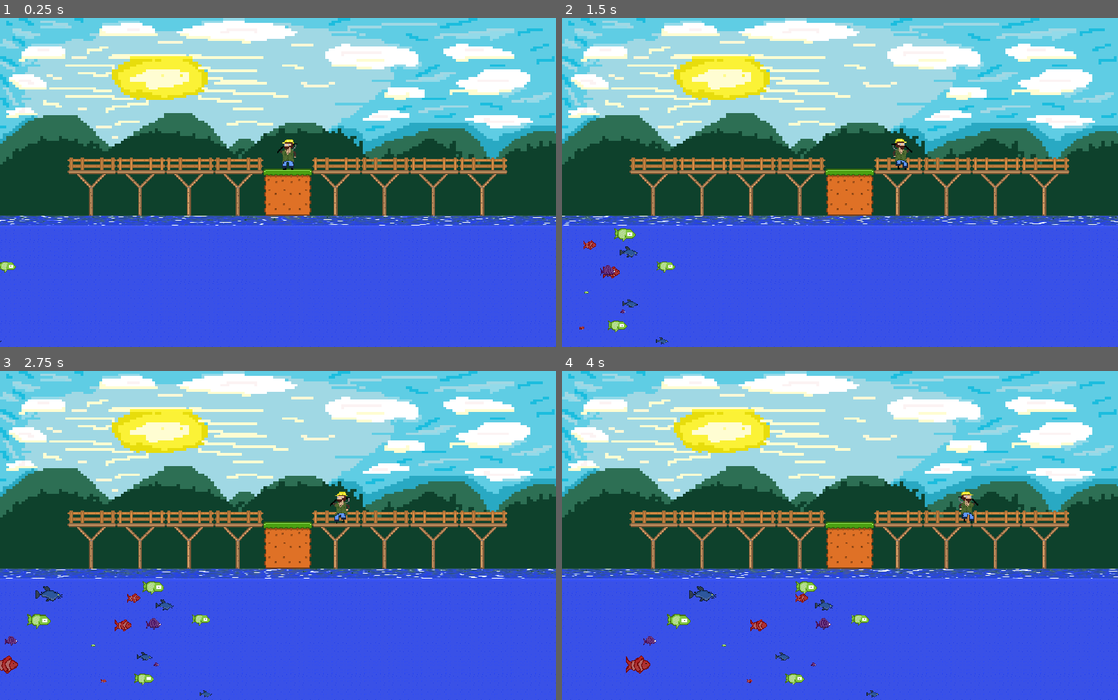
Above: before the commit, frames 1-4 (two rows, left to right).
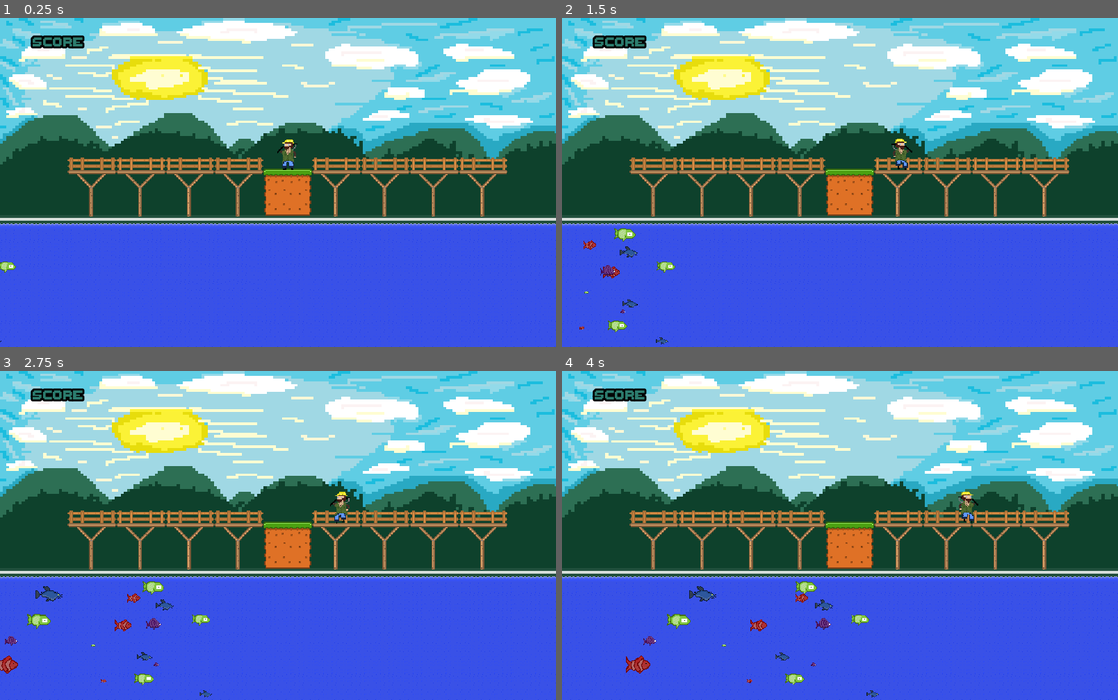
Above: after the commit, the same moments.

Repository: zys37/PixelGameJamAqua
Game: Godot game, scene res://background.tscn
The game is run twice, just before and just after one commit, with the same random seed, the same clock (stepped at 60 frames per second) and the same inputs.
Inputs (mouse positions are in pixels of both pictures, inside the frame that each line leads up to):
- Up to frame 1 (0.25 s): no input
- Up to frame 2 (1.5 s): tap Enter (ui_accept) at 0.5, 0.77 s; move the mouse to (962, 166) at 0.52 s; hold D (move_right) from 0.53 s (still down); right-click (962, 166) at 0.6 s; move the mouse to (728, 198) at 1.27 s; right-click (728, 198) at 1.35 s
- Up to frame 3 (2.75 s): tap Enter (ui_accept) at 1.52 s; move the mouse to (333, 463) at 2.02 s; release D (move_right) at 2.03 s; hold A (move_left) from 2.03 s (still down); click (333, 463) at 2.1 s; right-click (333, 463) at 2.3 s
- Up to frame 4 (4 s): move the mouse to (812, 601) at 2.77 s; release A (move_left) at 2.78 s; hold D (move_right) from 2.78 s (still down); right-click (812, 601) at 2.85 s; tap Enter (ui_accept) at 3.02, 3.77 s; move the mouse to (1006, 584) at 3.52 s; right-click (1006, 584) at 3.6 s

The runs differ from the first frame. In frame 1, 3.3% of the frame differs, in the area x 0-100%, y 5-64%; in frame 2, 3.3%; in frame 3, 3.3%; in frame 4, 3.3%.

Commit message:
The Score Update
added working score calculating points for every fish

Diff:
--- /dev/null
+++ b/GameManager.gd
@@ -0,0 +1,8 @@
+extends Node2D
+var score = 0
+@onready var fish = $Fish
+@onready var score_label = $Label
+func add_points(price):
+	score+=int(price)
+	score_label.text = "SCORE "  \
+	+ str(score)
--- a/Player.gd
+++ b/Player.gd
@@ -3,8 +3,7 @@
 
 const SPEED = 130.0
 const JUMP_VELOCITY = -100.0
-const hook_speed = 155
-const hook_back_speed = 150
+const hook_speed = 60
 
 # Get the gravity from the project settings to be synced with RigidBody nodes.
 var gravity = ProjectSettings.get_setting("physics/2d/default_gravity")
@@ -79,7 +78,7 @@
 		animation_tree["parameters/conditions/throw"] = true
 		$Timer.start()
 	if(Input.is_action_just_pressed("hook")):
-		$hooktexture.visible = false
+		$HookInvisible.start()
 		animation_tree["parameters/conditions/throw"] = false
 		animation_tree["parameters/conditions/hook"] = true
 
@@ -92,3 +91,10 @@
 func _on_timer_timeout():
 	$hooktexture.visible = true
 	$hooktexture.position.y = hook_initial_pos
+
+
+
+
+
+func _on_hook_invisible_timeout():
+	$hooktexture.visible = false
--- a/background.tscn
+++ b/background.tscn
@@ -1,8 +1,10 @@
-[gd_scene load_steps=23 format=3 uid="uid://cqo1a3ag2e6k"]
+[gd_scene load_steps=26 format=3 uid="uid://cqo1a3ag2e6k"]
 
 [ext_resource type="Texture2D" uid="uid://c8qrpftrwwn48" path="res://graphics/background pixel.png" id="1_shi76"]
+[ext_resource type="Script" path="res://GameManager.gd" id="1_x1og8"]
 [ext_resource type="Texture2D" uid="uid://cpcymeya30m0i" path="res://graphics/spritesheet do gamejama.png" id="2_3xmho"]
 [ext_resource type="Shader" path="res://shaders/water.gdshader" id="3_3dnuj"]
+[ext_resource type="FontFile" uid="uid://dmifqapt5fu2i" path="res://font/ThaleahFat.ttf" id="3_316qi"]
 [ext_resource type="Texture2D" uid="uid://dkcddwnao4sbk" path="res://woda.png" id="3_y0sfu"]
 [ext_resource type="Texture2D" uid="uid://de3r5p3rlfjil" path="res://graphics/woda2.png" id="5_30hdw"]
 [ext_resource type="PackedScene" uid="uid://c3r0lsswnmcrb" path="res://hooktexture.tscn" id="7_1mo3b"]
@@ -170,6 +172,12 @@
 [sub_resource type="TileSet" id="TileSet_4x7k8"]
 sources/1 = SubResource("TileSetAtlasSource_u7xxh")
 
+[sub_resource type="LabelSettings" id="LabelSettings_eaq7b"]
+font_size = 40
+font_color = Color(0.172549, 0.486275, 0.431373, 1)
+outline_size = 15
+outline_color = Color(0.00392157, 0, 0, 1)
+
 [sub_resource type="Gradient" id="Gradient_usocr"]
 
 [sub_resource type="FastNoiseLite" id="FastNoiseLite_ba0sj"]
@@ -226,7 +234,72 @@
 format = 2
 layer_0/tile_data = PackedInt32Array(2359296, 1507329, 1, 2359297, 1507329, 1, 2359298, 1507329, 1, 2359299, 1507329, 1 …(23101 unchanged characters)…
 
+[node name="GameManager" type="Node2D" parent="."]
+unique_name_in_owner = true
+script = ExtResource("1_x1og8")
+
+[node name="Label" type="Label" parent="GameManager"]
+offset_left = 37.0
+offset_top = 28.0
+offset_right = 191.0
+offset_bottom = 150.0
+theme_override_fonts/font = ExtResource("3_316qi")
+theme_override_font_sizes/font_size = 2
+text = "SCORE"
+label_settings = SubResource("LabelSettings_eaq7b")
+horizontal_alignment = 1
+autowrap_mode = 2
+
+[node name="Fish" parent="GameManager" instance=ExtResource("7_y1cdr")]
+position = Vector2(-90, 429)
+
+[node name="Fish2" parent="GameManager" instance=ExtResource("7_y1cdr")]
+position = Vector2(-114, 541)
+
+[node name="Fish4" parent="GameManager" instance=ExtResource("7_y1cdr")]
+position = Vector2(-100, 609)
+
+[node name="Fish3" parent="GameManager" instance=ExtResource("7_y1cdr")]
+position = Vector2(-25, 492)
+
+[node name="Fish_cat" parent="GameManager" instance=ExtResource("8_ynrw1")]
+position = Vector2(-45, 564)
+
+[node name="Fish_purple" parent="GameManager" instance=ExtResource("9_ywhtw")]
+position = Vector2(-105, 579)
+
+[node name="Fish_red" parent="GameManager" instance=ExtResource("10_nmuhu")]
+position = Vector2(-76, 502)
+
+[node name="Fish_purple2" parent="GameManager" instance=ExtResource("9_ywhtw")]
+position = Vector2(-164, 500)
+
+[node name="Fish_red2" parent="GameManager" instance=ExtResource("10_nmuhu")]
+position = Vector2(-159, 611)
+
+[node name="Fish_cat2" parent="GameManager" instance=ExtResource("8_ynrw1")]
+position = Vector2(-51, 637)
+
+[node name="Fish_red3" parent="GameManager" instance=ExtResource("10_nmuhu")]
+position = Vector2(-195, 448)
+
+[node name="Fish_cat3" parent="GameManager" instance=ExtResource("8_ynrw1")]
+position = Vector2(-98, 463)
+
+[node name="Fish5" parent="GameManager" instance=ExtResource("7_y1cdr")]
+position = Vector2(-259, 495)
+
+[node name="Fish_purple3" parent="GameManager" instance=ExtResource("9_ywhtw")]
+position = Vector2(-310, 533)
+
+[node name="Fish_red4" parent="GameManager" instance=ExtResource("10_nmuhu")]
+position = Vector2(-293, 580)
+
+[node name="Fish_cat4" parent="GameManager" instance=ExtResource("8_ynrw1")]
+position = Vector2(-299, 442)
+
 [node name="Woda2" type="Sprite2D" parent="."]
+visible = false
 material = SubResource("ShaderMaterial_2xj1d")
 position = Vector2(548.25, 399.5)
 scale = Vector2(68.4687, 1.1875)
@@ -239,58 +312,14 @@
 [node name="hooktexture" parent="Player" instance=ExtResource("7_1mo3b")]
 visible = false
 position = Vector2(-30, 29)
-scale = Vector2(0.5, 0.5)
 
 [node name="Timer" type="Timer" parent="Player"]
 wait_time = 0.6
 one_shot = true
 
-[node name="Fish" parent="." instance=ExtResource("7_y1cdr")]
-position = Vector2(-90, 429)
-
-[node name="Fish2" parent="." instance=ExtResource("7_y1cdr")]
-position = Vector2(-114, 541)
-
-[node name="Fish4" parent="." instance=ExtResource("7_y1cdr")]
-position = Vector2(-100, 609)
-
-[node name="Fish3" parent="." instance=ExtResource("7_y1cdr")]
-position = Vector2(-25, 492)
-
-[node name="Fish_cat" parent="." instance=ExtResource("8_ynrw1")]
-position = Vector2(-45, 564)
-
-[node name="Fish_purple" parent="." instance=ExtResource("9_ywhtw")]
-position = Vector2(-105, 579)
-
-[node name="Fish_red" parent="." instance=ExtResource("10_nmuhu")]
-position = Vector2(-76, 502)
-
-[node name="Fish_purple2" parent="." instance=ExtResource("9_ywhtw")]
-position = Vector2(-164, 500)
-
-[node name="Fish_red2" parent="." instance=ExtResource("10_nmuhu")]
-position = Vector2(-159, 611)
-
-[node name="Fish_cat2" parent="." instance=ExtResource("8_ynrw1")]
-position = Vector2(-51, 637)
-
-[node name="Fish_red3" parent="." instance=ExtResource("10_nmuhu")]
-position = Vector2(-195, 448)
-
-[node name="Fish_cat3" parent="." instance=ExtResource("8_ynrw1")]
-position = Vector2(-98, 463)
-
-[node name="Fish5" parent="." instance=ExtResource("7_y1cdr")]
-position = Vector2(-259, 495)
-
-[node name="Fish_purple3" parent="." instance=ExtResource("9_ywhtw")]
-position = Vector2(-310, 533)
-
-[node name="Fish_red4" parent="." instance=ExtResource("10_nmuhu")]
-position = Vector2(-293, 580)
-
-[node name="Fish_cat4" parent="." instance=ExtResource("8_ynrw1")]
-position = Vector2(-299, 442)
+[node name="HookInvisible" type="Timer" parent="Player"]
+wait_time = 0.1
+one_shot = true
 
 [connection signal="timeout" from="Player/Timer" to="Player" method="_on_timer_timeout"]
+[connection signal="timeout" from="Player/HookInvisible" to="Player" method="_on_hook_invisible_timeout"]
--- a/fish.tscn
+++ b/fish.tscn
@@ -26,7 +26,7 @@
 }]
 
 [sub_resource type="RectangleShape2D" id="RectangleShape2D_6cfwd"]
-size = Vector2(20, 11)
+size = Vector2(31, 20)
 
 [node name="Fish" type="CharacterBody2D"]
 script = ExtResource("1_d401g")
@@ -36,6 +36,8 @@
 autoplay = "default"
 frame_progress = 0.848255
 
-[node name="CollisionShape2D" type="CollisionShape2D" parent="."]
-position = Vector2(0, -2.5)
+[node name="Area2D" type="Area2D" parent="AnimatedSprite2D" groups=["fish"]]
+
+[node name="CollisionShape2D" type="CollisionShape2D" parent="AnimatedSprite2D/Area2D"]
+position = Vector2(-0.5, -2)
 shape = SubResource("RectangleShape2D_6cfwd")
--- a/fish_cat.tscn
+++ b/fish_cat.tscn
@@ -26,7 +26,7 @@
 }]
 
 [sub_resource type="RectangleShape2D" id="RectangleShape2D_dk50j"]
-size = Vector2(22, 18)
+size = Vector2(31, 18)
 
 [node name="Fish_cat" type="CharacterBody2D"]
 script = ExtResource("1_u82d1")
@@ -34,6 +34,8 @@
 [node name="AnimatedSprite2D" type="AnimatedSprite2D" parent="."]
 sprite_frames = SubResource("SpriteFrames_xsnmw")
 
-[node name="CollisionShape2D" type="CollisionShape2D" parent="."]
-position = Vector2(3, -2)
+[node name="Area2D" type="Area2D" parent="AnimatedSprite2D" groups=["fish"]]
+
+[node name="CollisionShape2D" type="CollisionShape2D" parent="AnimatedSprite2D/Area2D"]
+position = Vector2(-0.5, -2)
 shape = SubResource("RectangleShape2D_dk50j")
--- a/fish_purple.tscn
+++ b/fish_purple.tscn
@@ -26,7 +26,7 @@
 }]
 
 [sub_resource type="RectangleShape2D" id="RectangleShape2D_woi5a"]
-size = Vector2(25, 22)
+size = Vector2(32, 22)
 
 [node name="Fish_purple" type="CharacterBody2D"]
 script = ExtResource("1_te1am")
@@ -34,6 +34,8 @@
 [node name="AnimatedSprite2D" type="AnimatedSprite2D" parent="."]
 sprite_frames = SubResource("SpriteFrames_7ht5k")
 
-[node name="CollisionShape2D" type="CollisionShape2D" parent="."]
-position = Vector2(2.5, -2)
+[node name="Area2D" type="Area2D" parent="AnimatedSprite2D" groups=["fish"]]
+
+[node name="CollisionShape2D" type="CollisionShape2D" parent="AnimatedSprite2D/Area2D"]
+position = Vector2(-1, -2)
 shape = SubResource("RectangleShape2D_woi5a")
--- a/fish_red.tscn
+++ b/fish_red.tscn
@@ -2,9 +2,6 @@
 
 [ext_resource type="Texture2D" uid="uid://ck1ndwlf3vadl" path="res://graphics/rybac.png" id="1_lpy4c"]
 [ext_resource type="Script" path="res://fish_script.gd" id="1_v0ea4"]
-
-[sub_resource type="RectangleShape2D" id="RectangleShape2D_1xkml"]
-size = Vector2(26, 14)
 
 [sub_resource type="AtlasTexture" id="AtlasTexture_udtr0"]
 atlas = ExtResource("1_lpy4c")
@@ -28,12 +25,17 @@
 "speed": 5.0
 }]
 
+[sub_resource type="RectangleShape2D" id="RectangleShape2D_1xkml"]
+size = Vector2(32, 23)
+
 [node name="Fish_red" type="CharacterBody2D"]
 script = ExtResource("1_v0ea4")
 
-[node name="CollisionShape2D" type="CollisionShape2D" parent="."]
-position = Vector2(3, -1)
-shape = SubResource("RectangleShape2D_1xkml")
-
 [node name="AnimatedSprite2D" type="AnimatedSprite2D" parent="."]
 sprite_frames = SubResource("SpriteFrames_5so5u")
+
+[node name="Area2D" type="Area2D" parent="AnimatedSprite2D" groups=["fish"]]
+
+[node name="CollisionShape2D" type="CollisionShape2D" parent="AnimatedSprite2D/Area2D"]
+position = Vector2(0, -0.5)
+shape = SubResource("RectangleShape2D_1xkml")
--- a/fish_script.gd
+++ b/fish_script.gd
@@ -4,6 +4,7 @@
 var timer = 0.0
 var direction = 1
 var scaling = randf_range(0.25,1.75)
+var price = speed/scaling
 func _ready():
 	var animated_sprite_2d = $AnimatedSprite2D
 	animated_sprite_2d.scale *= scaling
--- /dev/null
+++ b/hooktexture.gd
@@ -0,0 +1,19 @@
+extends Sprite2D
+@onready var game_manager = %GameManager
+var is_hook_inside = false
+var hooked_fish
+func _on_area_2d_area_entered(area):
+	if area.is_in_group("fish"):
+		is_hook_inside = true
+		hooked_fish = area.get_parent().get_parent()
+
+
+
+func _on_area_2d_area_exited(area):
+	if area.is_in_group("fish"):
+		is_hook_inside = false
+		hooked_fish = null
+func _process(delta):
+	if is_hook_inside and Input.is_action_just_pressed("hook"):
+		game_manager.add_points(hooked_fish.price)
+		hooked_fish.queue_free()
--- a/hooktexture.tscn
+++ b/hooktexture.tscn
@@ -1,15 +1,21 @@
-[gd_scene load_steps=3 format=3 uid="uid://c3r0lsswnmcrb"]
+[gd_scene load_steps=4 format=3 uid="uid://c3r0lsswnmcrb"]
 
 [ext_resource type="Texture2D" uid="uid://csdwh1xnk1bl1" path="res://graphics/hak.png" id="1_iqk41"]
+[ext_resource type="Script" path="res://hooktexture.gd" id="2_jc30b"]
 
 [sub_resource type="CircleShape2D" id="CircleShape2D_p1dfx"]
-radius = 3.16228
+radius = 3.60555
 
 [node name="Hook" type="Sprite2D"]
 texture = ExtResource("1_iqk41")
+script = ExtResource("2_jc30b")
 
-[node name="Area2D" type="Area2D" parent="."]
+[node name="Area2D" type="Area2D" parent="." groups=["hook"]]
 position = Vector2(-4, 3)
 
 [node name="CollisionShape2D" type="CollisionShape2D" parent="Area2D"]
+position = Vector2(1, -1)
 shape = SubResource("CircleShape2D_p1dfx")
+
+[connection signal="area_entered" from="Area2D" to="." method="_on_area_2d_area_entered"]
+[connection signal="area_exited" from="Area2D" to="." method="_on_area_2d_area_exited"]
Binary file added: font/ThaleahFat.ttf
Not shown, added: font/ThaleahFat.ttf.import
